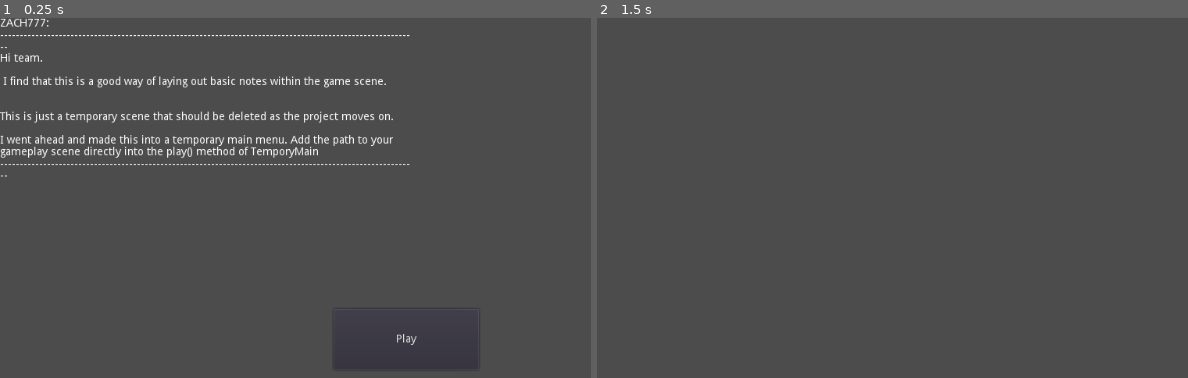
Above: before the commit, frames 1-2 (left to right).
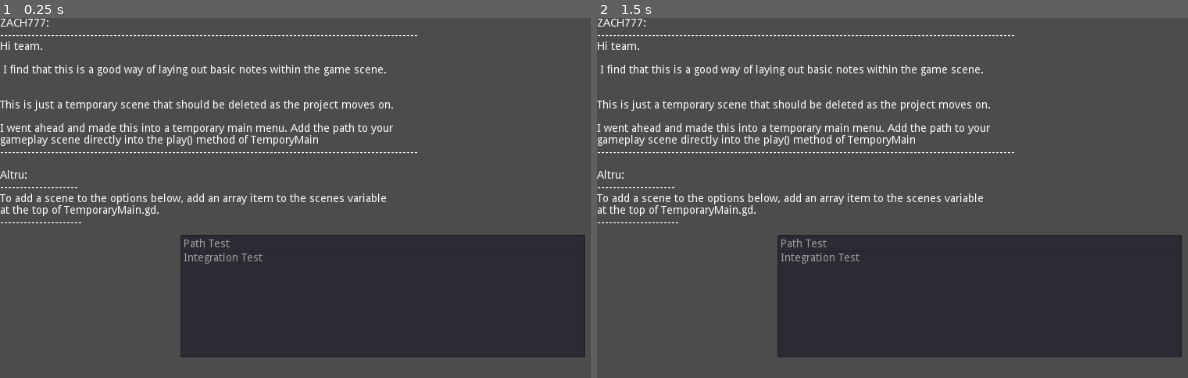
Above: after the commit, the same moments.

Repository: MxAshUp/godot-wild-jam-2
Game: Godot game, scene res://TemporaryMain.tscn
Two runs of this game, one before a commit and one after it. Both use one fixed random seed, a clock stepped at 60 frames per second and the inputs below.
Inputs (mouse positions are in pixels of both pictures, inside the frame that each line leads up to):
- Up to frame 1 (0.25 s): no input
- Up to frame 2 (1.5 s): click (1004, 338) at 0.5 s, where only the run before the commit has a clickable "Play"; tap Enter (ui_accept) at 1.25 s

The runs differ from the first frame. In frame 1, 26% of the frame differs, in the area x 0-99%, y 4-95%; in frame 2, 27%, in the area x 0-99%, y 0-95%.

Commit message:
Updated temporary main scene switcher

Diff:
--- a/Global/SceneBrowser.gd
+++ b/Global/SceneBrowser.gd
@@ -8,8 +8,10 @@
 
 func load_scene( scene_name ):
 	#Add the path to scenes here.
-	if scene_name == "Test" :
+	if scene_name == "Path Test" :
 		return load( "res://PrototypeScenes/PathTest.tscn" )
+	if scene_name == "Integration Test" :
+		return load( "res://PrototypeScenes/GameplayIntegration/Test-1.tscn" )
 
 
 func change_scene( scene_name ):
--- a/TemporaryMain.gd
+++ b/TemporaryMain.gd
@@ -1,10 +1,14 @@
 extends Node2D
 
+var scenes : Array = [
+	"Path Test",
+	"Integration Test"
+]
+
 func _ready():
-	get_node( "Play" ).connect( "pressed", self, "play" )
+	for scene_name in scenes:
+		$ItemList.add_item(scene_name)
 
-
-func play():
-	#Place your gameplay scene here.
-	SceneBrowser.change_scene( "Test" )
-	pass
+func _on_ItemList_item_activated(index):
+	var scene_to_play = $ItemList.get_item_text(index)
+	SceneBrowser.change_scene( scene_to_play )
--- a/TemporaryMain.tscn
+++ b/TemporaryMain.tscn
@@ -10,7 +10,7 @@
 anchor_top = 0.0
 anchor_right = 0.0
 anchor_bottom = 0.0
-margin_right = 525.0
+margin_right = 926.0
 margin_bottom = 286.0
 rect_pivot_offset = Vector2( 0, 0 )
 rect_clip_content = true
@@ -30,7 +30,13 @@
 
 I went ahead and made this into a temporary main menu. Add the path to your
 gameplay scene directly into the play() method of TemporyMain
------------------------------------------------------------------------------------------------------------"
+-----------------------------------------------------------------------------------------------------------
+
+Altru:
+--------------------
+To add a scene to the options below, add an array item to the scenes variable
+at the top of TemporaryMain.gd.
+---------------------"
 visible_characters = -1
 percent_visible = 1.0
 meta_underlined = true
@@ -46,33 +52,40 @@
 
 I went ahead and made this into a temporary main menu. Add the path to your
 gameplay scene directly into the play() method of TemporyMain
------------------------------------------------------------------------------------------------------------"
+-----------------------------------------------------------------------------------------------------------
+
+Altru:
+--------------------
+To add a scene to the options below, add an array item to the scenes variable
+at the top of TemporaryMain.gd.
+---------------------"
 scroll_active = true
 scroll_following = false
 selection_enabled = false
 override_selected_font_color = false
 _sections_unfolded = [ "BBCode" ]
 
-[node name="Play" type="Button" parent="."]
+[node name="ItemList" type="ItemList" parent="."]
 anchor_left = 0.0
 anchor_top = 0.0
 anchor_right = 0.0
 anchor_bottom = 0.0
-margin_left = 427.0
-margin_top = 373.0
-margin_right = 613.0
-margin_bottom = 451.0
+margin_left = 231.0
+margin_top = 278.0
+margin_right = 749.0
+margin_bottom = 435.0
 rect_pivot_offset = Vector2( 0, 0 )
-rect_clip_content = false
+rect_clip_content = true
 focus_mode = 2
 mouse_filter = 0
 mouse_default_cursor_shape = 0
 size_flags_horizontal = 1
 size_flags_vertical = 1
-toggle_mode = false
-enabled_focus_mode = 2
-shortcut = null
-group = null
-text = "Play"
-flat = false
-align = 1
+items = [  ]
+select_mode = 0
+allow_reselect = false
+icon_mode = 1
+fixed_icon_size = Vector2( 0, 0 )
+_sections_unfolded = [ "Columns", "Icon" ]
+
+[connection signal="item_activated" from="ItemList" to="." method="_on_ItemList_item_activated"]
